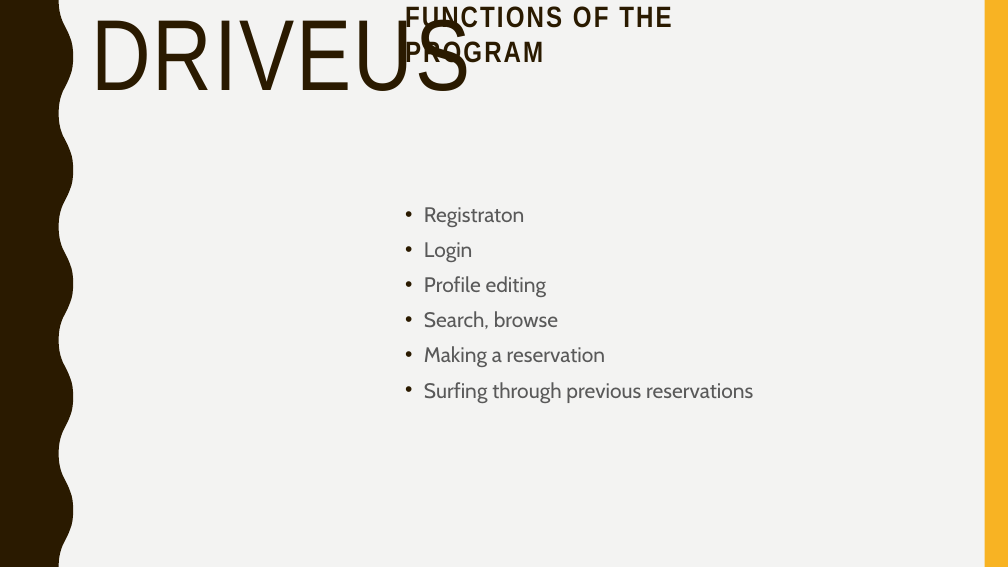
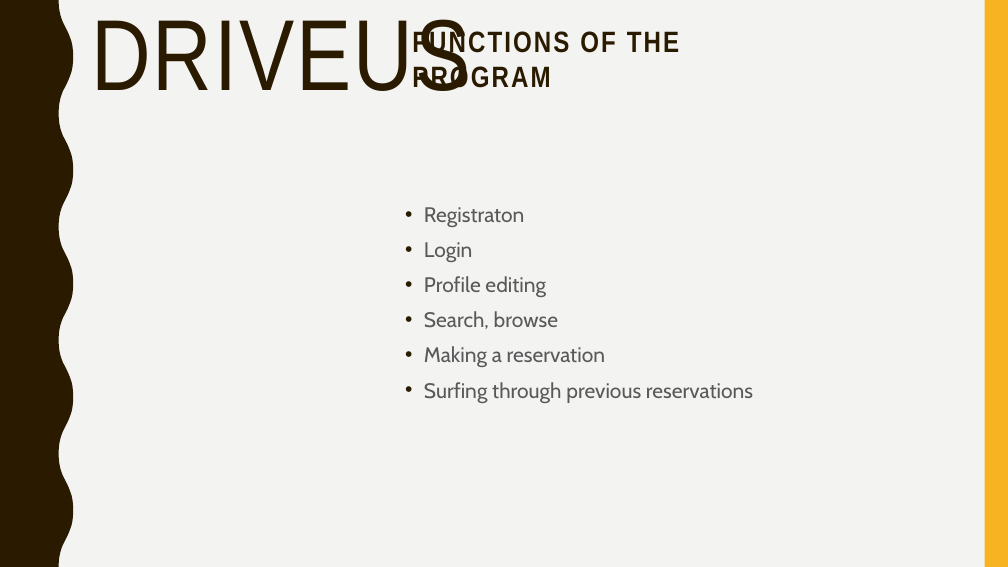
Before and after one commit to NagLau/DriveUs, a slide deck: slide 4 of egyeb/DriveUs.pptx. Drawn at 1008x567 pixels with LibreOffice and Linux fonts; fonts in the diff are those of the drawing. Boxes give left, top, right and bottom in pixels: in the first picture for what was removed or moved away, otherwise in the second. Text is boxed around its words. In the diff, an @@ line names an element or a change of style, - is before the commit and + after.

```diff
--- a/egyeb/DriveUs.pptx
+++ b/egyeb/DriveUs.pptx
@@ text "FUNCTIONS OF THE PROGRAM": place and size @@
-text "FUNCTIONS OF THE PROGRAM" at (405,6,671,68)
+text "FUNCTIONS OF THE PROGRAM" at (412,28,679,91)
```
Also in this commit, not shown: 3 other slides changed, 3 slides added.
